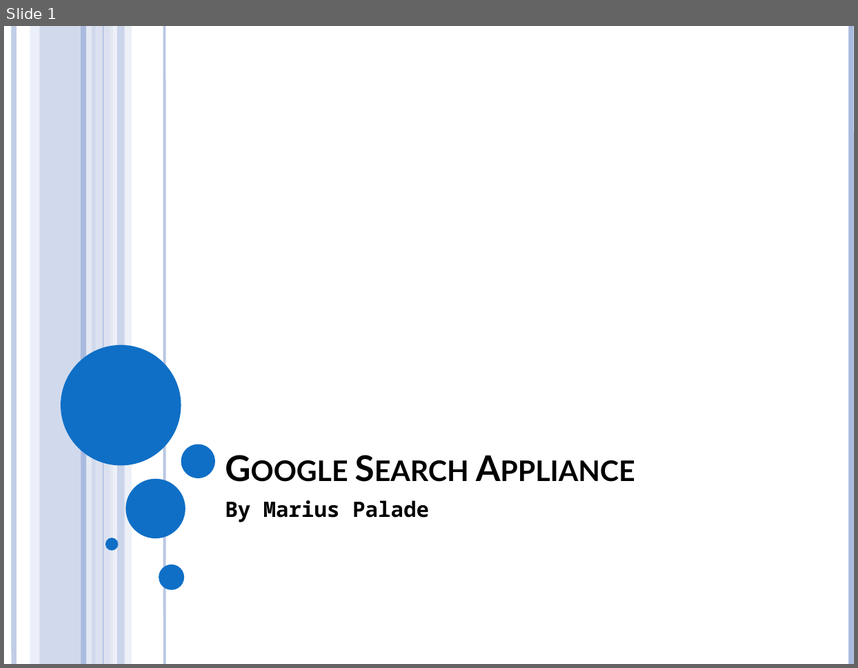
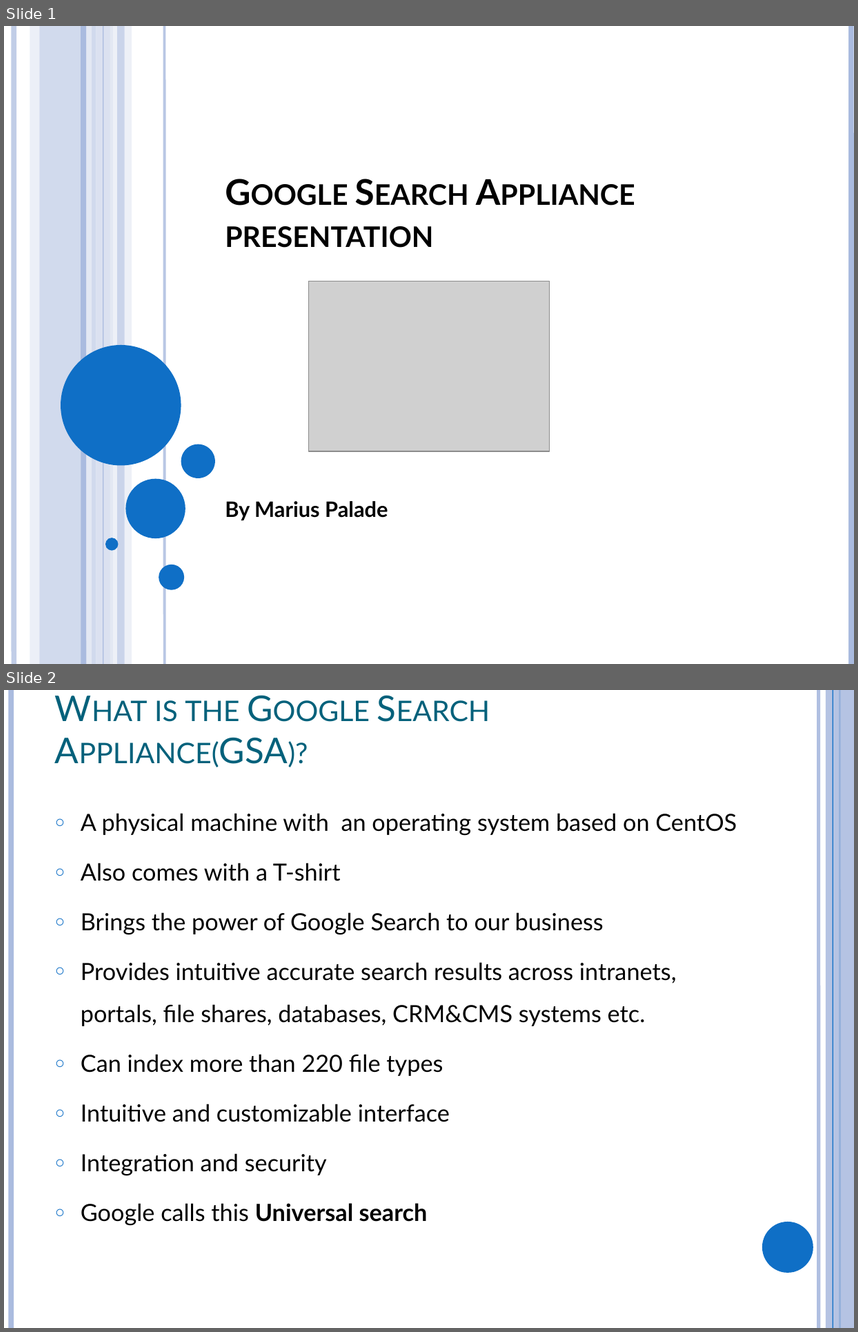
Before and after one commit to yoyosan/gsa-presentation, a slide deck: gsa-presentation.odp. Shown one above the other, each under a label of ours: slide 1 before the commit, slides 1 and 2 after it. The pictures are 858x668 and 858x1332 pixels, drawn with LibreOffice and Linux fonts; fonts in the diff are those of the drawing; grey boxes stand for pictures. Boxes give left, top, right and bottom in pixels: in the first picture for what was removed or moved away, otherwise in the second. Text is boxed around its words. In the diff, an @@ line names an element or a change of style, - is before the commit and + after.

```diff
--- a/gsa-presentation.odp
+++ b/gsa-presentation.odp
@@ slide 2 added at (x1=4, y1=690, x2=854, y2=1328), background #FFFFFF @@
@@ freeform shape added at (x1=11, y1=690, x2=11, y2=1328), outline #AABBDF 4.51 pt @@
@@ title added at (x1=154, y1=700, x2=288, y2=764), 30 pt, text #04617B, small capitals @@
+What is the Google Search Appliance(GSA)?
@@ freeform shape added at (x1=818, y1=690, x2=818, y2=1328), outline #AABBDF 3 pt @@
@@ freeform shape added at (x1=826, y1=690, x2=854, y2=1328), fill #AABBDF at 87% opacity @@
@@ freeform shape added at (x1=833, y1=690, x2=833, y2=1328), outline #0F6FC6 0.74 pt @@
@@ freeform shape added at (x1=840, y1=690, x2=840, y2=1328), outline #0F6FC6 1.5 pt @@
@@ text added at (x1=81, y1=813, x2=737, y2=1225), 20 pt, text #000000 @@
+○ A physical machine with an operating system based on CentOS
+○ Also comes with a T-shirt
+○ Brings the power of Google Search to our business
+○ Provides intuitive accurate search results across intranets, portals, file shares, databases, CRM&CMS systems etc.
+○ Can index more than 220 file types
+○ Intuitive and customizable interface
+○ Integration and security
+○ Google calls this Universal search
@@ freeform shape added at (x1=762, y1=1221, x2=813, y2=1272), fill #0F6FC6 @@
@@ slide 1 changed as well @@
@@ title at (x1=225, y1=226, x2=433, y2=247): text changed @@
-Google Search Appliance
+Google Search Appliance presentation
@@ picture added at (x1=308, y1=281, x2=549, y2=451) @@
@@ subtitle "By Marius Palade" at (x1=225, y1=501, x2=388, y2=520): font Noto Sans Mono to Lato @@
```
Also in this commit, not shown: 2 other slides added, 1 slide removed, 3 other files.
